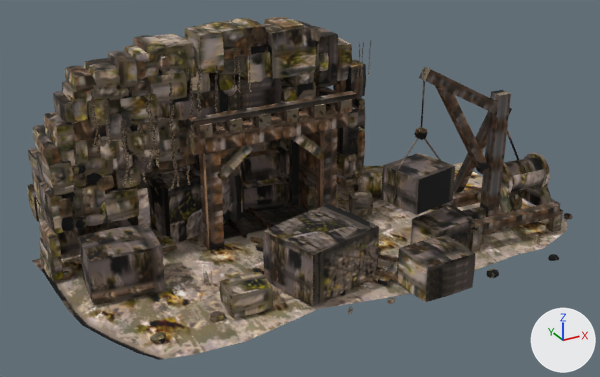
A saved change to the glTF model godot/project/assets/forest_rescue/landmarks/lf_env_quarry_mine.glb.
Camera for both pictures: a camera (50 mm lens) standing at (-6.67, -13.31, 7.46) and looking at (0.4, -0.45, 1.04). Arrows for +X, +Y and +Z are at lower right; the lights stay in place. The first picture is the older version. Where no turn or scale is listed for an object, it has been applied to the vertices. Vertices at exactly the same position are counted once.

The older version as bpy lines, for what is in view:
```python
me_lf_env_quarry_mine_base = bpy.data.meshes.new('lf_env_quarry_mine_base')
me_lf_env_quarry_mine_base.from_pydata(...)  # 532 vertices, 904 faces; spans x -4.45..6.06, y -3.63..1.69, z -0.08..0.35
# faces by material slot: [28, 156, 720]
me_lf_env_quarry_mine_base.materials.append(mat_lf_env_quarry_mine_card_001)
me_lf_env_quarry_mine_base.materials.append(mat_lf_env_quarry_mine_ground_001)
me_lf_env_quarry_mine_base.materials.append(mat_lf_env_quarry_mine_stone_001)
me_lf_env_quarry_mine_lod0 = bpy.data.meshes.new('lf_env_quarry_mine_LOD0')
me_lf_env_quarry_mine_lod0.from_pydata(...)  # 6899 vertices, 7144 faces; spans x -4.36..5.18, y -3.72..3.34, z -0.05..4.15
# faces by material slot: [14, 116, 92, 6246, 676]
me_lf_env_quarry_mine_lod0.materials.append(mat_lf_env_quarry_mine_card_001)
me_lf_env_quarry_mine_lod0.materials.append(mat_lf_env_quarry_mine_metal_001)
me_lf_env_quarry_mine_lod0.materials.append(mat_lf_env_quarry_mine_rope_001)
me_lf_env_quarry_mine_lod0.materials.append(mat_lf_env_quarry_mine_stone_001)
me_lf_env_quarry_mine_lod0.materials.append(mat_lf_env_quarry_mine_wood_001)
ob_lf_env_quarry_mine_base = bpy.data.objects.new('lf_env_quarry_mine_base', me_lf_env_quarry_mine_base)
ob_lf_env_quarry_mine_base.location = (0.0, 0.0, 0.0)
ob_lf_env_quarry_mine_lod0 = bpy.data.objects.new('lf_env_quarry_mine_LOD0', me_lf_env_quarry_mine_lod0)
ob_lf_env_quarry_mine_lod0.location = (0.0, 0.0, 0.0)
```
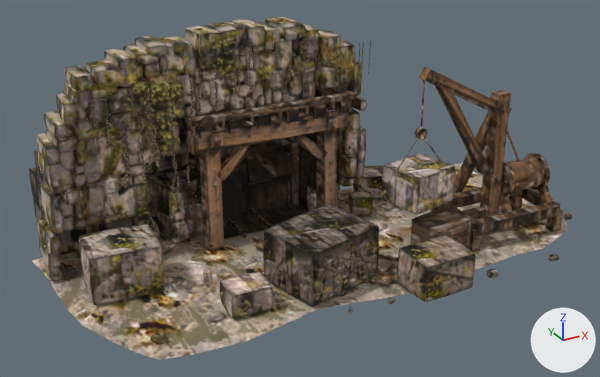
Patch to the scene script:
```diff
--- a/godot/project/assets/forest_rescue/landmarks/lf_env_quarry_mine.glb.py
+++ b/godot/project/assets/forest_rescue/landmarks/lf_env_quarry_mine.glb.py
@@ me_lf_env_quarry_mine_base @@
 me_lf_env_quarry_mine_base.from_pydata(...)  # 532 vertices, 904 faces; spans x -4.45..6.06, y -3.63..1.69, z -0.08..0.35
+# me_lf_env_quarry_mine_base part 1: texture (UV) coordinates of 858 of 904 faces, centred in x -4.18..6.05, y -3.63..1.03, z -0.06..0.13, changed; they spanned u 0.0..1.0, v 0.0..0.99 and now span u 0.0..1.0, v 0.0..1.0
 me_lf_env_quarry_mine_base.materials.append(mat_lf_env_quarry_mine_card_001)
@@ me_lf_env_quarry_mine_lod0 @@
-me_lf_env_quarry_mine_lod0.from_pydata(...)  # 6899 vertices, 7144 faces; spans x -4.36..5.18, y -3.72..3.34, z -0.05..4.15
+me_lf_env_quarry_mine_lod0.from_pydata(...)  # 6547 vertices, 6726 faces; spans x -4.36..5.18, y -3.72..3.37, z -0.01..4.15
+# me_lf_env_quarry_mine_lod0 part 2: the loose piece of 9 vertices spanning x -3.46..-3.08, y 0.11..0.16, z 1.04..1.42 is multiplied about its middle by the matrix ((1.608, 0.085, 0.0), (-0.085, 1.608, 0.005), (0.001, -0.005, 1.61)), then moved by (0.34, 0.0, -0.01)
+# me_lf_env_quarry_mine_lod0 part 3: the loose piece of 9 vertices spanning x -3.22..-2.62, y 0.11..0.89, z 1.46..1.51 is scaled about its middle by (1.01, 1.08, 1.01), then moved by (0.0, 0.07, 0.04)
+# me_lf_env_quarry_mine_lod0 part 4: the loose piece of 9 vertices spanning x 1.12..1.17, y 0.18..1.07, z 2.75..3.77 is scaled about its middle by (0.827, 0.816, 1), then moved by (0.0, -0.19, 0.0)
+# me_lf_env_quarry_mine_lod0 part 5: the loose piece of 9 vertices spanning x 1.16..1.6, y 0.16..0.2, z 2.76..3.76 is multiplied about its middle by the matrix ((0.999, 0.034, -0.002), (-0.034, 0.999, 0.004), (0.002, -0.004, 1.0)), then moved by (-0.01, -0.11, 0.0)
+# me_lf_env_quarry_mine_lod0 part 6: the loose piece of 9 vertices spanning x 1.15..1.59, y 0.19..1.07, z 3.75..3.8 is scaled about its middle by (0.998, 0.823, 0.967), then moved by (0.0, -0.19, 0.0)
+# me_lf_env_quarry_mine_lod0 part 7: the loose piece of 9 vertices spanning x 1.7..1.75, y 0.17..0.95, z 1.25..2.13 is moved by (0.0, -0.06, 0.0)
+# me_lf_env_quarry_mine_lod0 part 8: the loose piece of 9 vertices spanning x 1.74..2.11, y 0.14..0.19, z 1.25..2.14 is moved by (0.0, -0.07, 0.0)
+# me_lf_env_quarry_mine_lod0 part 9: the loose piece of 9 vertices spanning x -2.59..-2.2, y 0.07..0.11, z 3.07..3.41 is scaled about its middle by (1.69, 1.1, 1.21), then moved by (-0.06, 0.09, -0.27)
+# me_lf_env_quarry_mine_lod0 part 10: the loose piece of 9 vertices spanning x -1.95..-1.37, y 0.12..0.18, z 3.47..3.95 is multiplied about its middle by the matrix ((0.999, 0.031, -0.005), (-0.031, 0.999, -0.012), (0.004, 0.012, 1.0)), then moved by (-0.01, -0.01, 0.0)
+# me_lf_env_quarry_mine_lod0 part 11: the loose piece of 9 vertices spanning x -3.06..-2.66, y 0.12..0.17, z 1.87..2.56 is scaled about its middle by (0.868, 0.956, 1.15), then moved by (-0.09, -0.02, -0.05)
+# me_lf_env_quarry_mine_lod0 part 12: the loose piece of 9 vertices spanning x -0.39..0.17, y 0.13..0.82, z 3.6..3.64 is multiplied about its middle by the matrix ((0.796, 0.024, -0.061), (-0.061, 0.003, -0.797), (-0.023, 0.799, 0.005)), then moved by (0.06, -0.41, -0.29)
+# me_lf_env_quarry_mine_lod0 part 13: the loose piece of 9 vertices spanning x -3.66..-3.07, y 0.1..0.16, z 2.52..2.86 is turned 5.4 degrees about the z axis through its middle and scaled by 0.994, then moved by (0.04, 0.02, 0.0)
+# me_lf_env_quarry_mine_lod0 part 14: the loose piece of 9 vertices spanning x 0.08..0.12, y 0.07..0.8, z 3.11..3.99 is scaled about its middle by (1.07, 1.1, 0.616), then moved by (0.08, 0.08, -0.03)
+# me_lf_env_quarry_mine_lod0 part 15: the loose piece of 9 vertices spanning x 0.1..1.03, y 0.04..0.09, z 3.11..3.99 is scaled about its middle by (0.388, 0.894, 0.622), then moved by (-0.19, 0.05, -0.03)
+# me_lf_env_quarry_mine_lod0 part 16: the loose piece of 9 vertices spanning x 0.1..1.04, y 0.08..0.8, z 3.97..4.02 is scaled about its middle by (0.389, 1.1, 0.998), then moved by (-0.2, 0.08, -0.19)
+# me_lf_env_quarry_mine_lod0 part 17: 432 loose pieces with 4140 vertices, spanning x -4.36..2.28, y 0.03..3.34, z -0.05..4.15, are deleted
+# me_lf_env_quarry_mine_lod0 part 18: 18 vertices moved within x -4.02..2.2, y 0.1..1.0, z 0.67..4.01; 1302 vertices removed from x -4.18..2.83, y 0.04..2.54, z 0.04..4.14; 5090 vertices added at x -4.36..2.91, y 0.02..3.37, z -0.01..4.15
+# me_lf_env_quarry_mine_lod0 part 19: 1233 kept faces spanning x -3.92..5.18, y -3.72..3.2, z 0.0..4.14 get new texture (UV) coordinates
+# other edits to the shape of me_lf_env_quarry_mine_lod0 do not show in these pictures
 me_lf_env_quarry_mine_lod0.materials.append(mat_lf_env_quarry_mine_card_001)
```

Changed parts and their boxes [x1, y1, x2, y2] in the pictures (600 x 377 px; the box of a moved part takes in the faces that stretch with it):
'lf_env_quarry_mine_LOD0', reshaped
    before: [27, 17, 563, 318]
    after: [29, 17, 563, 318]
part 1 of me_lf_env_quarry_mine_base, surface changed
    both: [32, 163, 573, 360]
part 2 of me_lf_env_quarry_mine_lod0, moved or reshaped
    before: [96, 202, 107, 216]
    after: [104, 186, 138, 220]
part 3 of me_lf_env_quarry_mine_lod0, moved or reshaped (not visible afterwards)
    before: [104, 185, 136, 194]
part 4 of me_lf_env_quarry_mine_lod0, moved or reshaped
    before: [314, 69, 319, 87]
    after: [314, 37, 322, 89]
part 5 of me_lf_env_quarry_mine_lod0, moved or reshaped
    before: [319, 35, 338, 87]
    after: [321, 36, 341, 89]
part 6 of me_lf_env_quarry_mine_lod0, moved or reshaped
    before: [313, 26, 337, 37]
    after: [317, 29, 339, 39]
part 7 of me_lf_env_quarry_mine_lod0, moved or reshaped
    before: [326, 106, 343, 154]
    after: [326, 106, 345, 155]
part 8 of me_lf_env_quarry_mine_lod0, moved or reshaped
    before: [343, 112, 359, 155]
    after: [345, 113, 360, 156]
part 9 of me_lf_env_quarry_mine_lod0, moved or reshaped
    before: [132, 81, 153, 97]
    after: [121, 96, 156, 117]
part 10 of me_lf_env_quarry_mine_lod0, moved or reshaped
    before: [164, 44, 195, 73]
    after: [164, 44, 194, 73]
part 11 of me_lf_env_quarry_mine_lod0, moved or reshaped
    before: [113, 139, 133, 169]
    after: [105, 135, 127, 176]
part 12 of me_lf_env_quarry_mine_lod0, moved or reshaped (mostly hidden before)
    before: [247, 50, 269, 56]
    after: [254, 54, 277, 83]
part 13 of me_lf_env_quarry_mine_lod0, moved or reshaped
    before: [72, 120, 106, 141]
    after: [75, 121, 106, 141]
part 14 of me_lf_env_quarry_mine_lod0, moved or reshaped (mostly hidden afterwards)
    before: [264, 30, 273, 79]
    after: [271, 42, 275, 53]
part 15 of me_lf_env_quarry_mine_lod0, moved or reshaped
    before: [272, 28, 316, 79]
    after: [275, 40, 293, 70]
part 16 of me_lf_env_quarry_mine_lod0, moved or reshaped
    before: [263, 21, 315, 33]
    after: [275, 38, 284, 42]
part 17 of me_lf_env_quarry_mine_lod0, deleted (brown)
    before: [27, 17, 366, 281]
part 18 of me_lf_env_quarry_mine_lod0, reshaped
    before: [32, 18, 365, 254]
    after: [29, 17, 367, 281]
part 19 of me_lf_env_quarry_mine_lod0, surface changed
    both: [65, 28, 563, 318]
